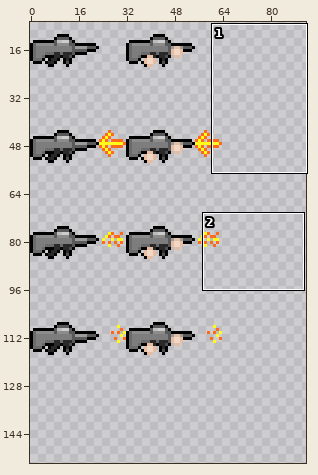
Sprite sheet -- FredflixAndChell/FredFlixAndChell.CrossPlatform/Content/gun_m4_spritesheet.png. The first picture is a wide view before the edit; the outline marks the close-up.
Close-up. First the earlier version:
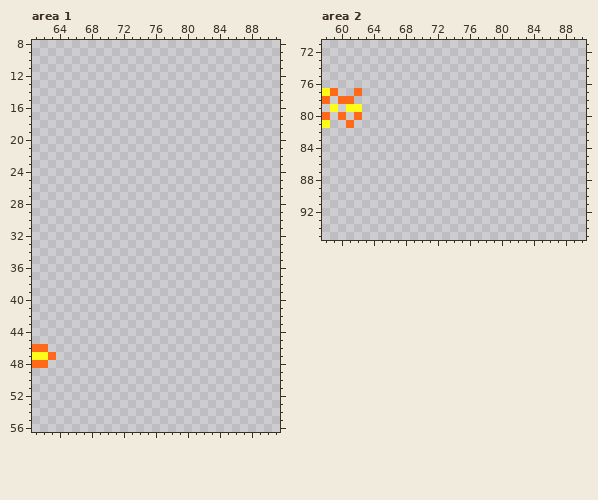
The file is 256x256 pixels. Shown: area 1: x 61..91, y 8..56; area 2: x 58..90, y 71..95. The wide view leaves out empty margins. The commit also changed other parts of the picture, which this record leaves out.
New version:
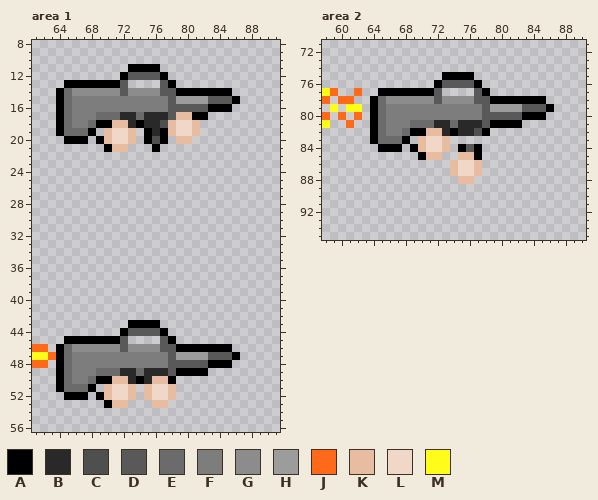
Palette (. is transparent): A #000000  B #292929  C #4f4f4f  D #595959  E #6b6b6b  F #7d7d7d  G #8c8c8c  H #9c9c9c  J #ff6a1a  K #e8bca1  L #f1d7c7  M #fffc1a
The exact change:
Changed rows in their new state; - is an unchanged pixel.
Area 1:
first column x 64:
11 ---------AAAA----------
12 --------ADDDDA---------
13 -AAAAAAAD----DA--------
14 AEGGGGGGDGGGGDDAAAAAAA-
15 AEFFFFFFFFFFFFDHHHHDDDA
16 AEFFFFFFFFFFFFDDDDDAAA-
17 AEFFFEEEBBEBBBDKKAA----
18 AEFFEAAKKBABBCKLLK-----
19 AEEEA-KLLK-ABAKLLK-----
20 -AAA-AKLLK-ACA-KK------
21 ------AKK---A----------
first column x 64:
43 ---------AAAA----------
44 --------ADDDDA---------
45 -AAAAAAAD----DA--------
46 AEGGGGGGDGGGGDDAAAAAAA-
47 AEFFFFFFFFFFFFDHHHHDDDA
48 AEFFFFFFFFFFFFDDDDDAAA-
49 AEFFFEEEBBEBBBDAAAA----
50 AEFFEAAKKBABKKA--------
51 AEEEA-KLLK-KLLK--------
52 -AAA-AKLLK-KLLK--------
53 ------AKK---KK---------
Area 2:
first column x 64:
75 ---------AAAA----------
76 --------ADDDDA---------
77 -AAAAAAAD----DA--------
78 AEGGGGGGDGGGGDDAAAAAAA-
79 AEFFFFFFFFFFFFDHHHHDDDA
80 AEFFFFFFFFFFFFDDDDDAAA-
81 AEFFFEEEBBEBBBDAAAA----
82 AEFFEAAKKBABBCA--------
83 AEEEA-KLLK-------------
84 -AAA-AKLLK-ADA---------
85 ------AKK--KKA---------
86 ----------KLLK---------
87 ----------KLLK---------
88 -----------KK----------
Changed places in both close-ups, as pixel boxes (x1, y1, x2, y2):
added: (56, 64, 240, 152)
added: (56, 320, 240, 408)
added: (370, 72, 554, 184)
